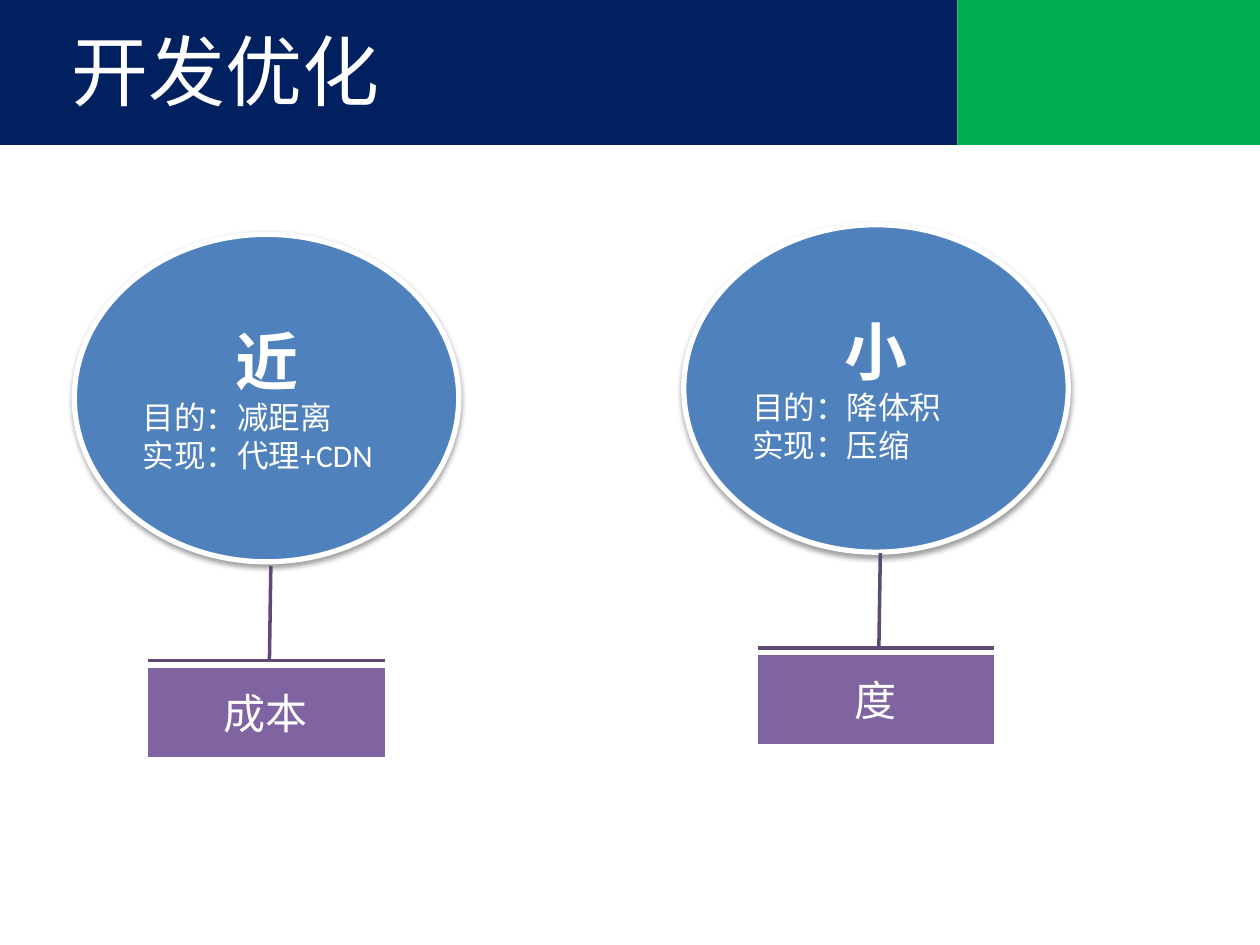
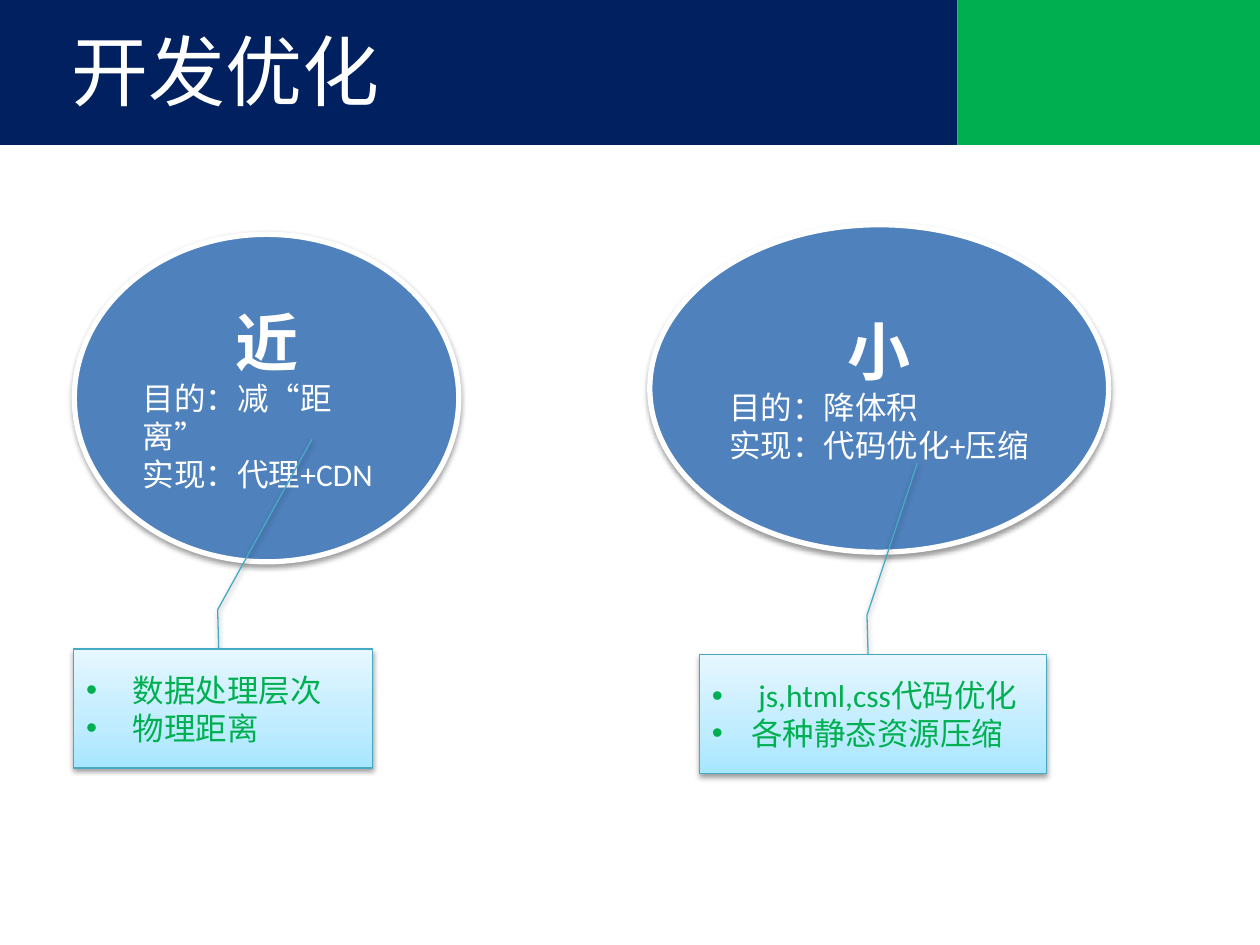
Before and after one commit to tjx222/javatrain, a slide deck: slide 10 of 前端优化.pptx. Drawn at 1260x945 pixels with LibreOffice and Linux fonts; fonts in the diff are those of the drawing; background and template pictures are left out. Boxes give left, top, right and bottom in pixels: in the first picture for what was removed or moved away, otherwise in the second. Text is boxed around its words. In the diff, an @@ line names an element or a change of style, - is before the commit and + after.

```diff
--- a/前端优化.pptx
+++ b/前端优化.pptx
@@ ellipse "小": place and size @@
-ellipse "小" at bbox=[684, 224, 1068, 552]
+ellipse "小" at bbox=[650, 224, 1109, 552]
@@ text in ellipse at bbox=[143, 383, 332, 451]: text changed @@
-目的：减距离
+目的：减“距离”
@@ text in ellipse at bbox=[729, 430, 1028, 466]: text changed @@
-实现：压缩
+实现：代码优化+压缩
@@ border callout added at bbox=[74, 649, 373, 767], fill gradient #A7E6FF to #C1EDFF to #E7F8FF, outline #46AAC5 0.75 pt, 18 pt, text #00B050 @@
+• 数据处理层次
+• 物理距离
@@ border callout added at bbox=[699, 655, 1047, 774], fill gradient #A7E6FF to #C1EDFF to #E7F8FF, outline #46AAC5 0.75 pt, 18 pt, text #00B050 @@
+• js,html,css代码优化
+• 各种静态资源压缩
@@ accent callout removed at bbox=[758, 656, 995, 745] @@
@@ accent callout removed at bbox=[148, 668, 385, 758] @@
```
Also in this commit, not shown: 3 other slides changed, 4 slides added.
